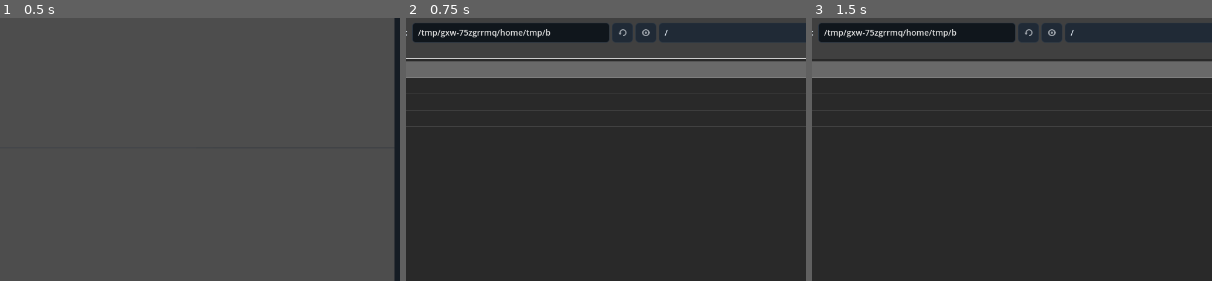
Above: before the commit, frames 1-3 (left to right).
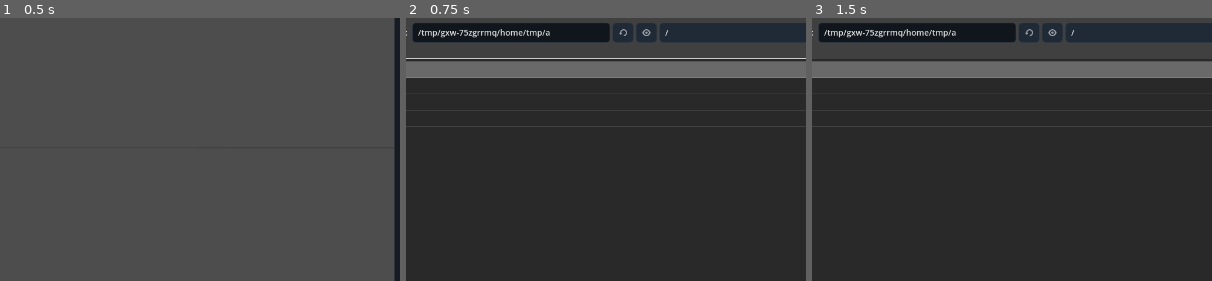
Above: after the commit, the same moments.

Repository: Onnevan/Kabuki
Game: Godot game, scene res://editor/main.tscn
Same seed, same stepped clock (60 frames per second), same inputs: the game is played once before the commit and once after it.
Inputs (mouse positions are % of the whole screen's width and height, from its top left):
- Up to frame 1 (0.5 s): no input
- Up to frame 2 (0.75 s): click "＋ IMPORT" at 0.5 s
- Up to frame 3 (1.5 s): click (37, 77) at 1.27 s; type "12" at 1.35 s
The pictures show only the part of the screen within x 27-77%, y 15-65%; the shares and areas given below are measured in that part.

Frame 1 is identical in both runs. In frame 2, 0.1% of the frame differs, in the area x 35-66%, y 3-8%; in frame 3, 0.1%.

Commit message:
Make drawing cel ownership explicit per frame

Diff:
--- a/paint/drawing_data.gd
+++ b/paint/drawing_data.gd
@@ -132,3 +132,22 @@
 	# Traditional drawing semantics: a newly drawn cel replaces the previous cel.
 	var ids: Array[String] = [stroke_id]
 	return snapshot_pose(ids, true)
+
+func current_cel_pose(frame: int) -> Dictionary:
+	for exposure in exposures:
+		if int(exposure["frame"]) == frame:
+			return (exposure["pose"] as Dictionary).duplicate(true)
+	return {}
+
+func add_stroke_to_cel(frame: int, stroke_id: String) -> void:
+	var pose := current_cel_pose(frame)
+	if pose.is_empty():
+		# New frame = new replacement drawing. Explicitly hide every older stroke.
+		pose = snapshot_pose([], true)
+	if strokes.has(stroke_id):
+		var stroke: Dictionary = strokes[stroke_id]
+		pose[stroke_id] = {
+			"points": (stroke["points"] as PackedVector3Array).duplicate(),
+			"visible": true
+		}
+	set_exposure(frame, pose, "hold")
